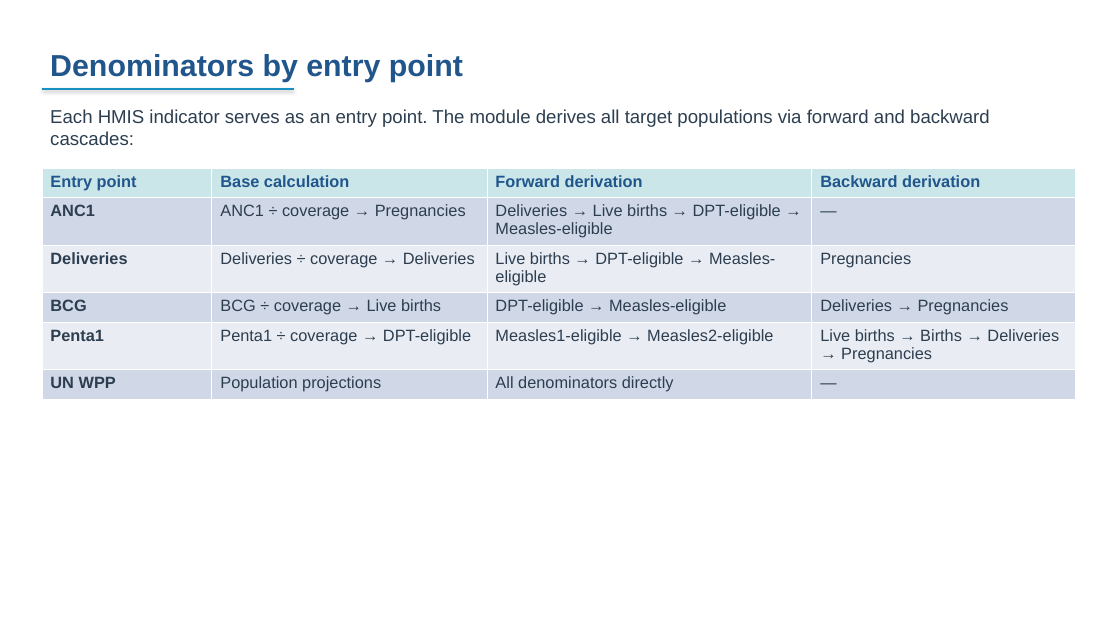
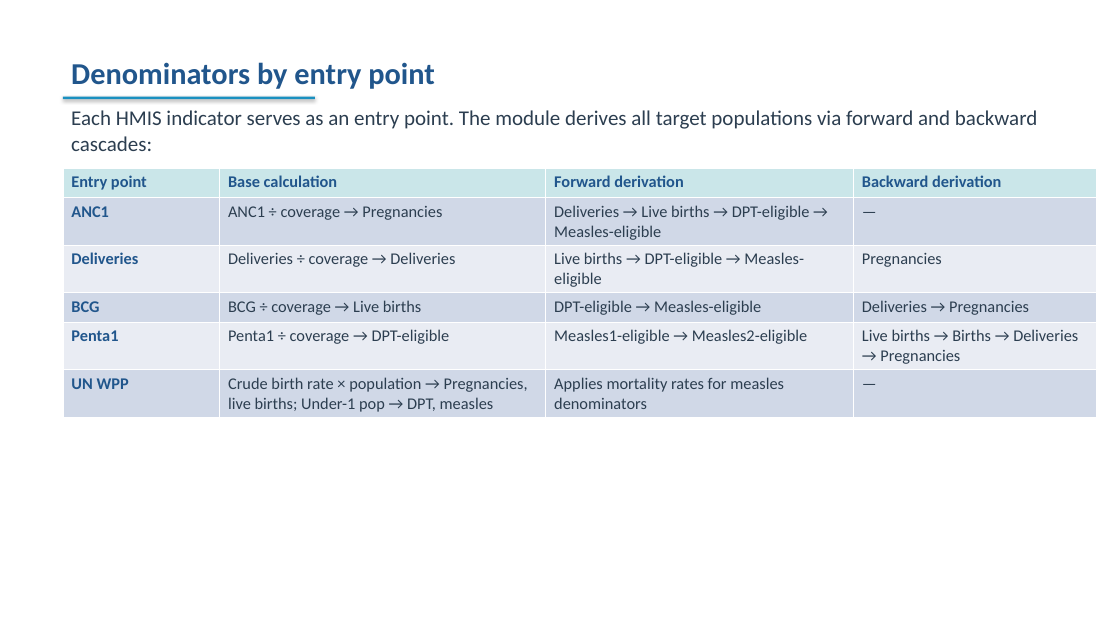
Before and after one commit to FASTR-Analytics/fastr-resource-hub, a slide deck: slide 92 of outputs/2026-zambia_deck.pptx (slide 78 before the commit). Drawn at 1120x630 pixels with LibreOffice and Linux fonts; fonts in the diff are those of the drawing. Boxes give left, top, right and bottom in pixels: in the first picture for what was removed or moved away, otherwise in the second. Text is boxed around its words. In the diff, an @@ line names an element or a change of style, - is before the commit and + after.

```diff
--- a/outputs/2026-zambia_deck.pptx
+++ b/outputs/2026-zambia_deck.pptx
@@ text "Denominators by entry point": place and size @@
-text "Denominators by entry point" at (50,54,463,82)
+text "Denominators by entry point" at (71,62,435,89)
@@ text "Denominators by entry point" at (71,62,435,89): font Arial to Calibri @@
@@ text "Each HMIS indicator serves as ...": place and size @@
-text "Each HMIS indicator serves as ..." at (50,109,990,145)
+text "Each HMIS indicator serves as ..." at (71,110,1037,151)
@@ text "Each HMIS indicator serves as ..." at (71,110,1037,151): size 16 to 18 pt, font Arial to Calibri @@
@@ rectangle: place and size @@
-rectangle at (42,88,294,90)
+rectangle at (63,97,315,99)
@@ table at (63,168,1096,416) @@
-row 6, column 2: Population projections
+row 6, column 2: Crude birth rate × population → Pregnancies, live births; Under-1 pop → DPT, measles
-row 6, column 3: All denominators directly
+row 6, column 3: Applies mortality rates for measles denominators
@@ font Arial to Calibri in "Entry point", "Base calculation", "Forward derivation", "Backward derivation" and 18 more places @@
@@ text colour #2C3E50 to #21568C in "ANC1", "Deliveries", "BCG", "Penta1" and 1 more places @@
@@ table: place and size @@
-table at (42,168,1075,396)
+table at (63,168,1096,416)
```
Also in this commit, not shown: 94 other slides changed, 34 slides added, 19 slides removed, 47 other files.
